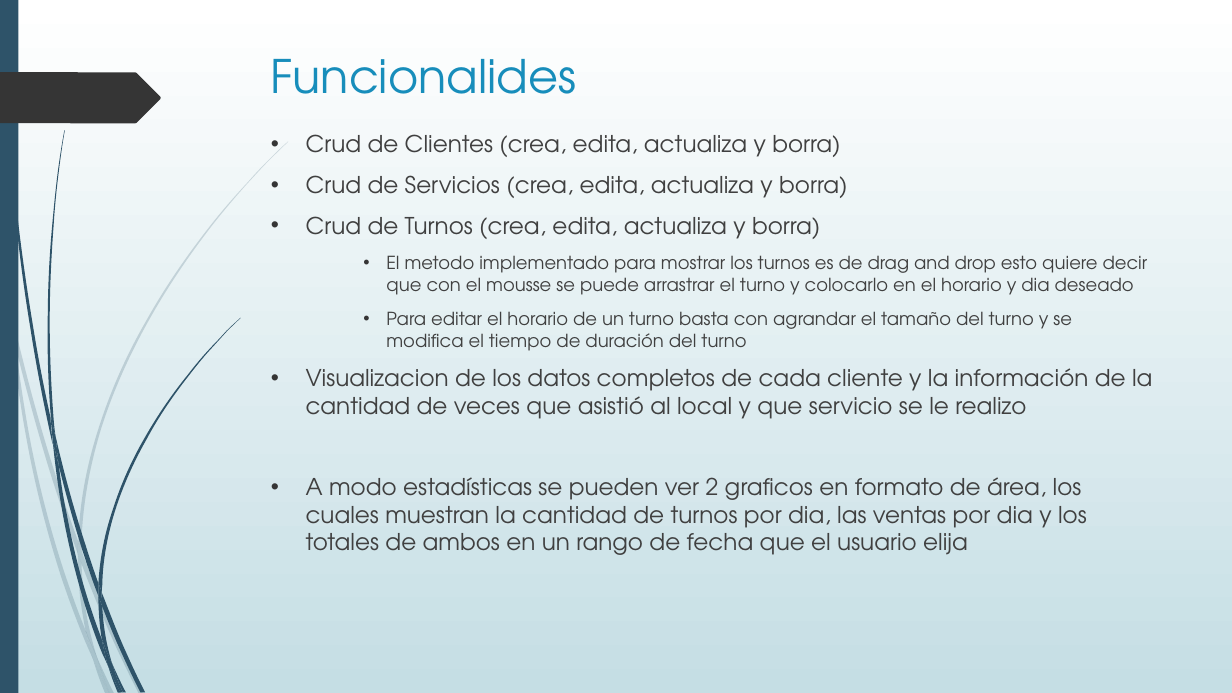
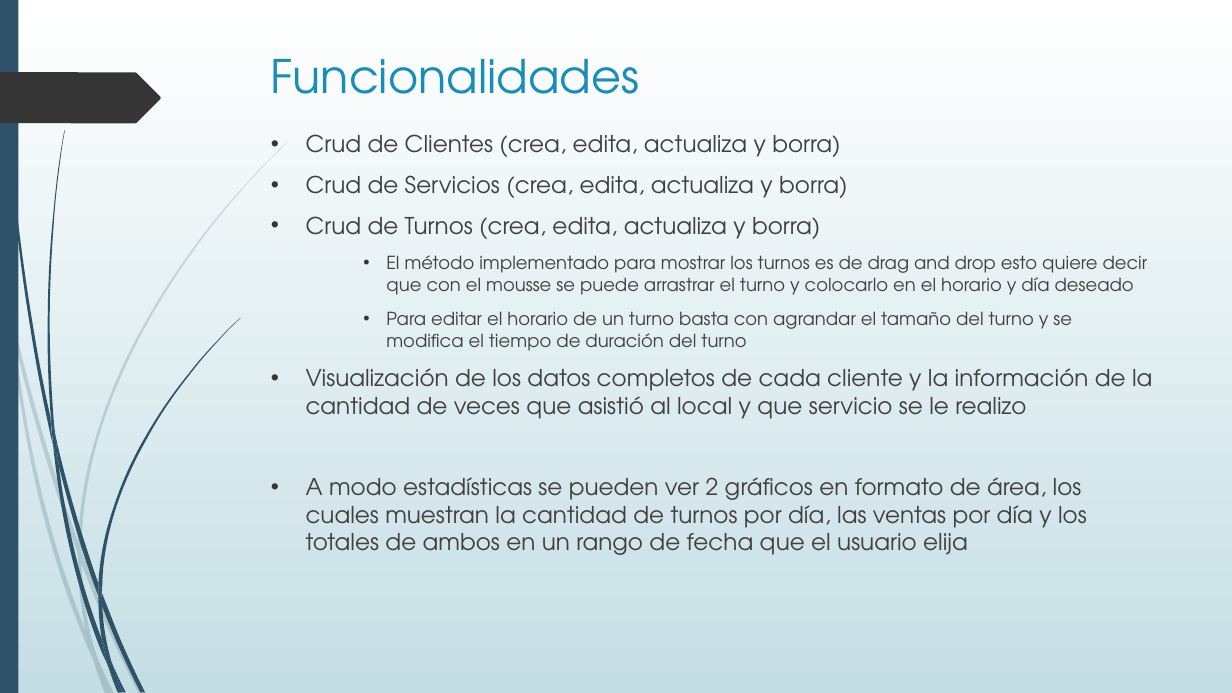
Before and after one commit to MarcosIscovich/ProyectoPeluImagen, a slide deck: slide 4 of Documentacion/PresentaciónProyectoFinal.pptx. Drawn at 1232x693 pixels with LibreOffice and Linux fonts; fonts in the diff are those of the drawing. Boxes give left, top, right and bottom in pixels: in the first picture for what was removed or moved away, otherwise in the second. Text is boxed around its words. In the diff, an @@ line names an element or a change of style, - is before the commit and + after.

Commit message:
actualizacion pp

```diff
--- a/Documentacion/PresentaciónProyectoFinal.pptx
+++ b/Documentacion/PresentaciónProyectoFinal.pptx
@@ title at [271, 59, 640, 94]: text changed @@
-Funcionalides
+Funcionalidades
@@ text at [386, 255, 1148, 295]: text changed @@
-    • El metodo implementado para mostrar los turnos es de drag and drop esto quiere decir que con el mousse se puede arrastrar el turno y colocarlo en el horario y dia deseado
+    • El método implementado para mostrar los turnos es de drag and drop esto quiere decir que con el mousse se puede arrastrar el turno y colocarlo en el horario y día deseado
@@ text at [306, 368, 1152, 555]: text changed @@
-• Visualizacion de los datos completos de cada cliente y la información de la cantidad de veces que asistió al local y que servicio se le realizo
-• A modo estadísticas se pueden ver 2 graficos en formato de área, los cuales muestran la cantidad de turnos por dia, las ventas por dia y los totales de ambos en un rango de fecha que el usuario elija
+• Visualización de los datos completos de cada cliente y la información de la cantidad de veces que asistió al local y que servicio se le realizo
+• A modo estadísticas se pueden ver 2 gráficos en formato de área, los cuales muestran la cantidad de turnos por día, las ventas por día y los totales de ambos en un rango de fecha que el usuario elija
```
